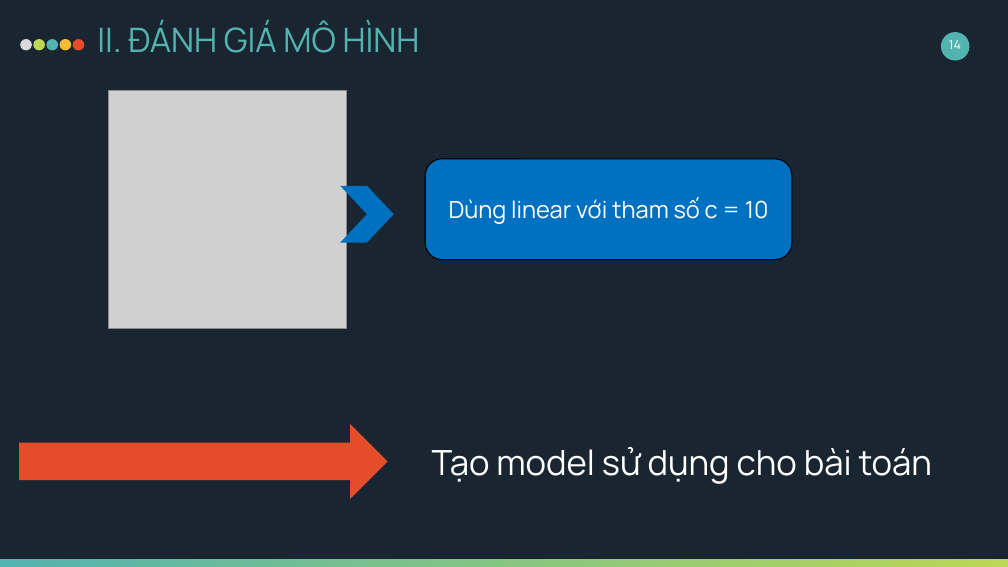
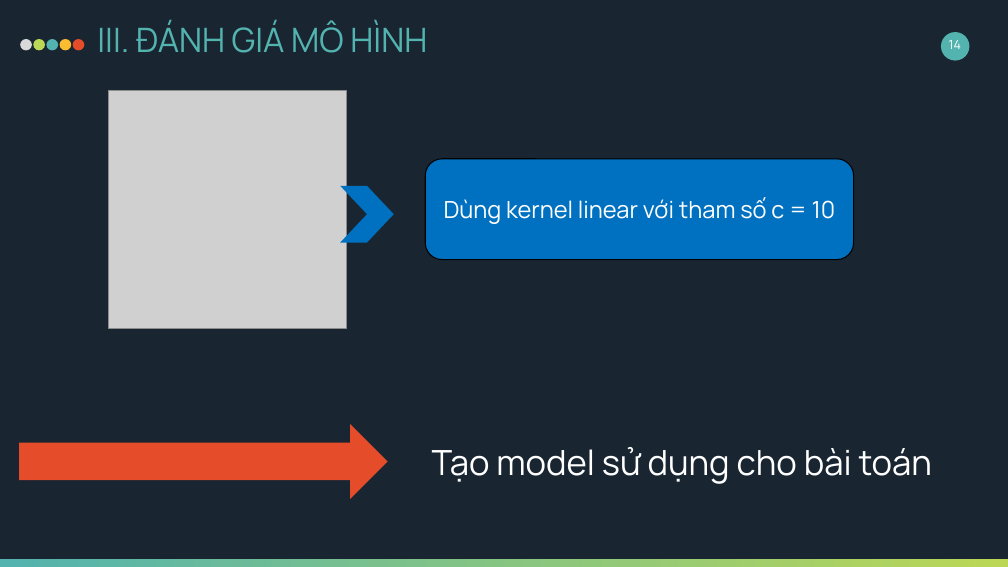
Before and after one commit to tcong51/Advanced-Machine-Learning, a slide deck: slide 14 of project1-useSVM/baocao_zoo.pptx. Drawn at 1008x567 pixels with LibreOffice and Linux fonts; fonts in the diff are those of the drawing; grey boxes stand for pictures. Boxes give left, top, right and bottom in pixels: in the first picture for what was removed or moved away, otherwise in the second. Text is boxed around its words. In the diff, an @@ line names an element or a change of style, - is before the commit and + after.

```diff
--- a/project1-useSVM/baocao_zoo.pptx
+++ b/project1-useSVM/baocao_zoo.pptx
@@ text at (x1=97, y1=21, x2=427, y2=53): text changed @@
-II. ĐÁNH GIÁ MÔ HÌNH
+III. ĐÁNH GIÁ MÔ HÌNH
@@ rounded rectangle "Dùng kernel linear với tham ..." resized from (x1=425, y1=159, x2=792, y2=260) to (x1=425, y1=159, x2=853, y2=260) @@
@@ text in rounded rectangle at (x1=444, y1=197, x2=836, y2=224): text changed @@
-Dùng linear với tham số c = 10
+Dùng kernel linear với tham số c = 10
```
Also in this commit, not shown: 6 other slides changed, 1 other file.
